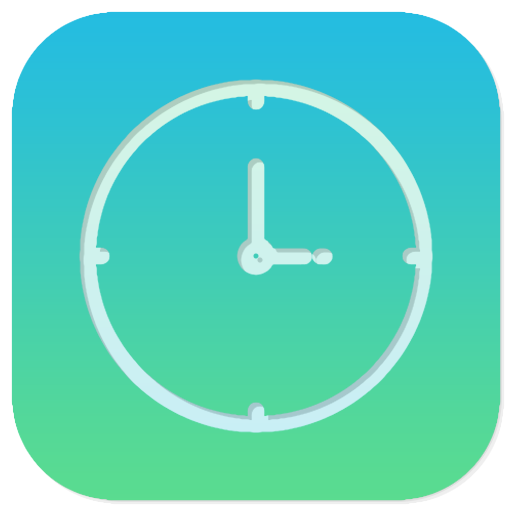
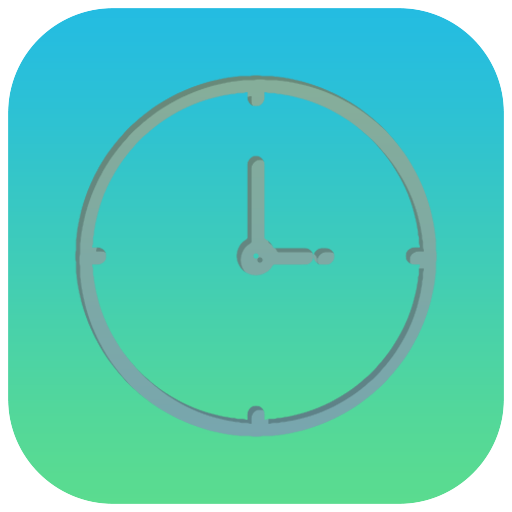
Layers edited between the first and the second w=512, h=512 image:
added group "Группа 1" with 3 layers over [left=8, top=8, right=504, bottom=504]
moved "Слой 1" into group "Группа 1", painted on it over [left=8, top=8, right=504, bottom=504]
"Прямоугольник 1": opacity 50% → 40%, moved it into group "Группа 1", painted on it over [left=8, top=8, right=504, bottom=504]
showed "Слой 2", opacity 100% → 60%, moved it into group "Группа 1" over [left=8, top=8, right=504, bottom=504]